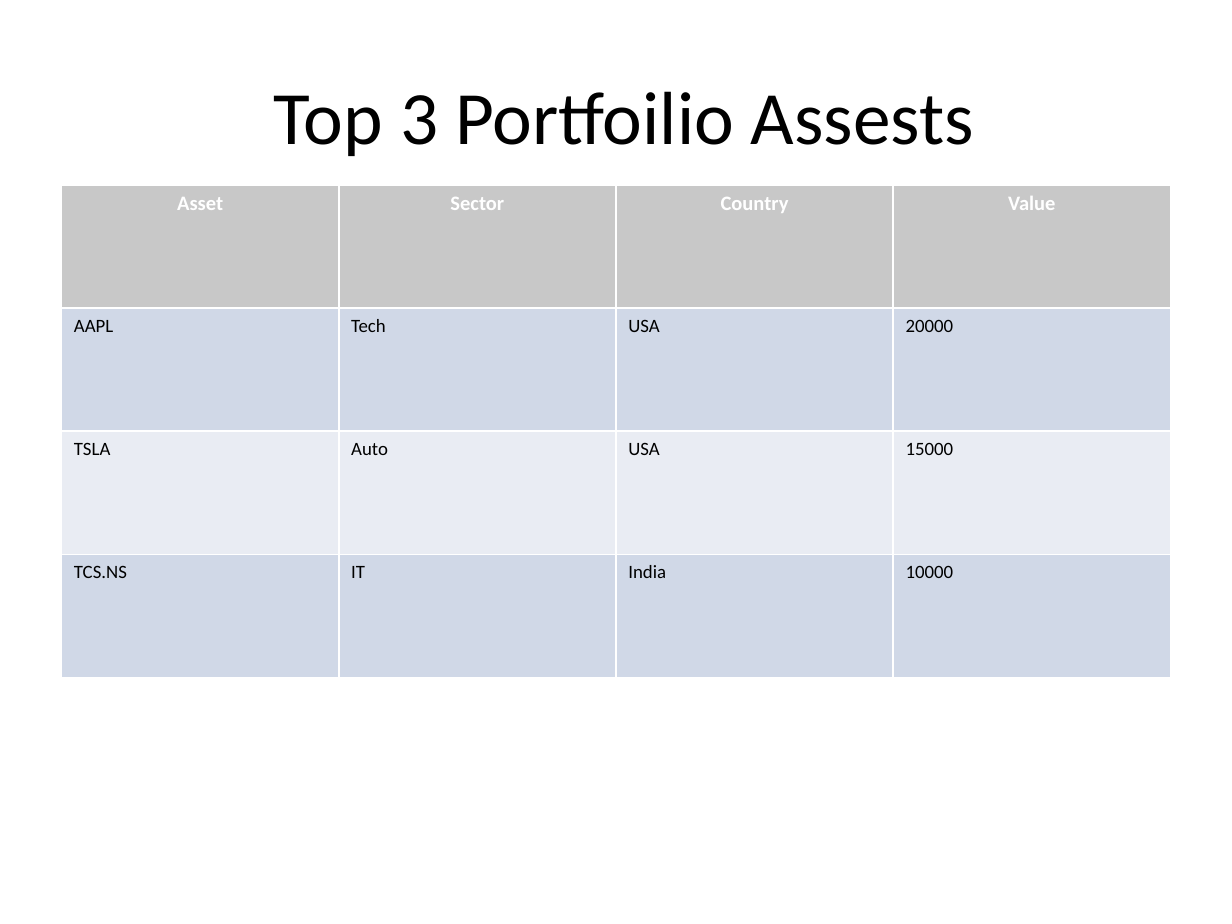
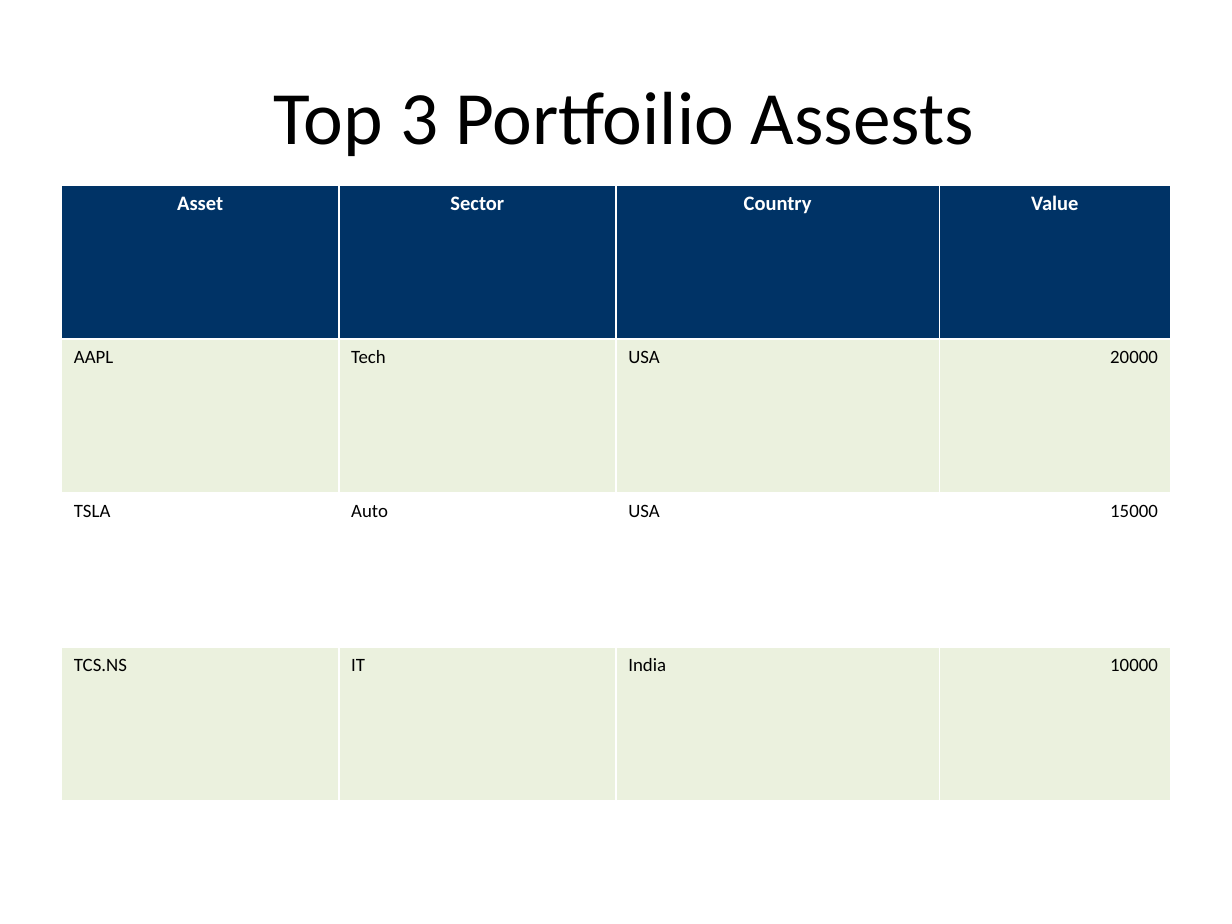
Before and after one commit to gaurav13407/FINEDECK-Excel-to-PPT-, a slide deck: slide 2 of examples/demo_PPT/output_demo.pptx. Drawn at 1232x924 pixels with LibreOffice and Linux fonts; fonts in the diff are those of the drawing. Boxes give left, top, right and bottom in pixels: in the first picture for what was removed or moved away, otherwise in the second. Text is boxed around its words. In the diff, an @@ line names an element or a change of style, - is before the commit and + after.

```diff
--- a/examples/demo_PPT/output_demo.pptx
+++ b/examples/demo_PPT/output_demo.pptx
@@ table at <box>62,185,1170,801</box> @@
@@ fill #C8C8C8 to #003366 in row 1 @@
@@ fill #D0D8E8 to #EBF1DE in 8 cells @@
@@ fill #E9EDF4 to #FFFFFF in row 3 @@
@@ alignment left to right @@
```
Also in this commit, not shown: 1 other slide changed, 4 other files.
